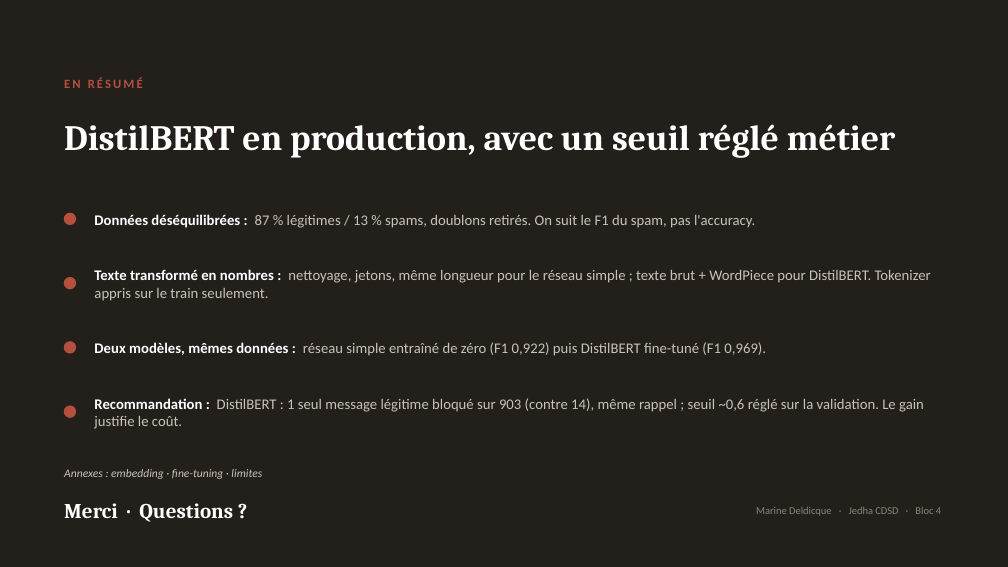
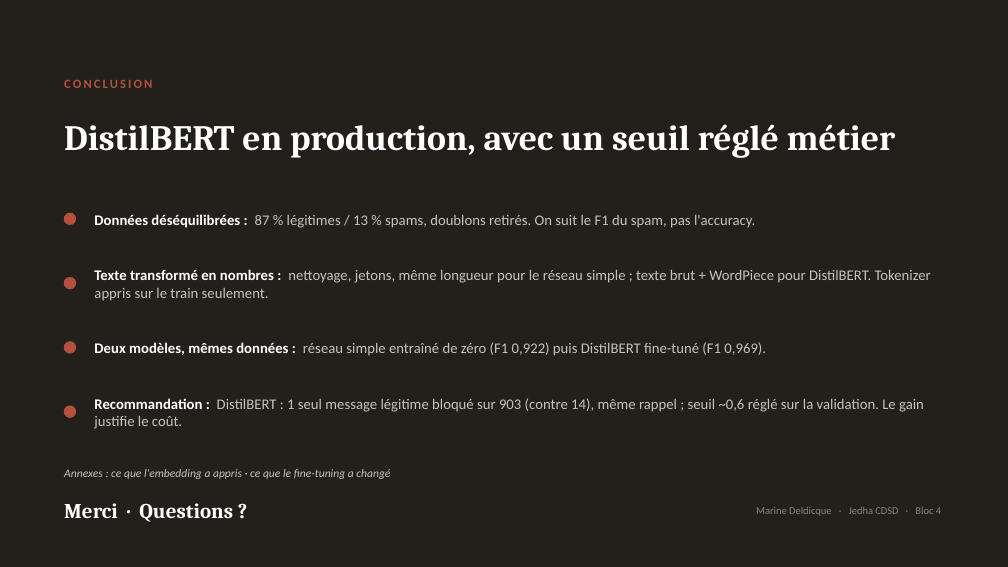
Before and after one commit to marinedde/cdsd-certification, a slide deck: slide 8 of bloc4-deep-learning/ATT_SpamDetector_Presentation.pptx (slide 7 before the commit). Drawn at 1008x567 pixels with LibreOffice and Linux fonts; fonts in the diff are those of the drawing. Boxes give left, top, right and bottom in pixels: in the first picture for what was removed or moved away, otherwise in the second. Text is boxed around its words. In the diff, an @@ line names an element or a change of style, - is before the commit and + after.

```diff
--- a/bloc4-deep-learning/ATT_SpamDetector_Presentation.pptx
+++ b/bloc4-deep-learning/ATT_SpamDetector_Presentation.pptx
@@ text at (x1=64, y1=80, x2=152, y2=88): text changed @@
-EN RÉSUMÉ
+CONCLUSION
@@ text at (x1=64, y1=469, x2=390, y2=479): text changed @@
-Annexes : embedding · fine-tuning · limites
+Annexes : ce que l'embedding a appris · ce que le fine-tuning a changé
```
Also in this commit, not shown: 6 other slides changed, 2 slides added, 2 slides removed.
